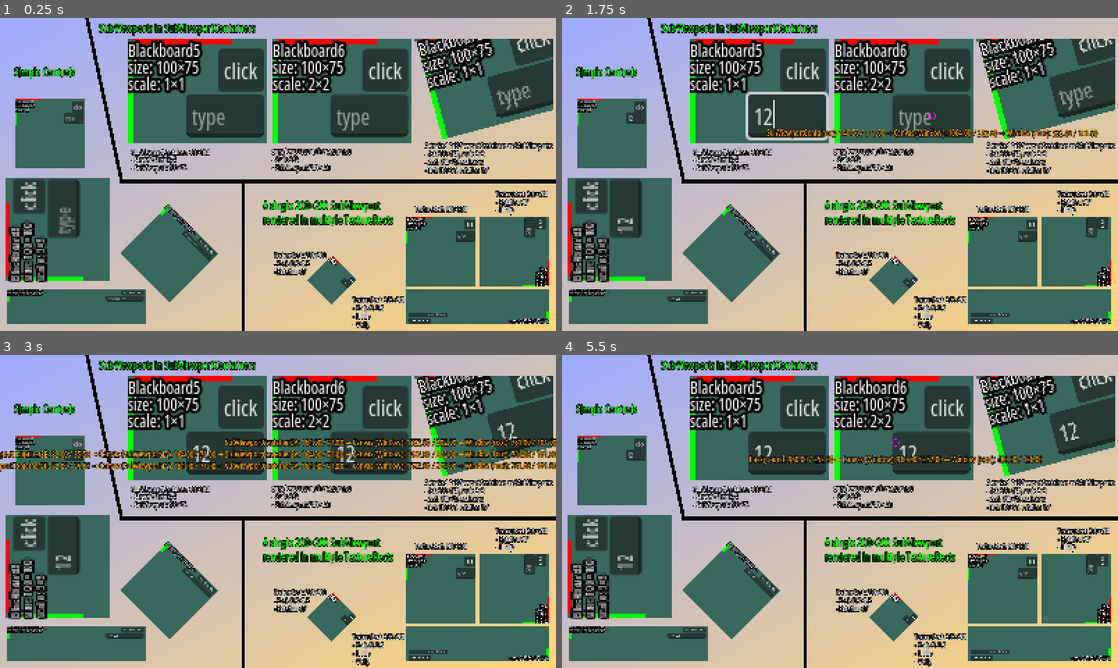
Above: before the commit, frames 1-4 (two rows, left to right).
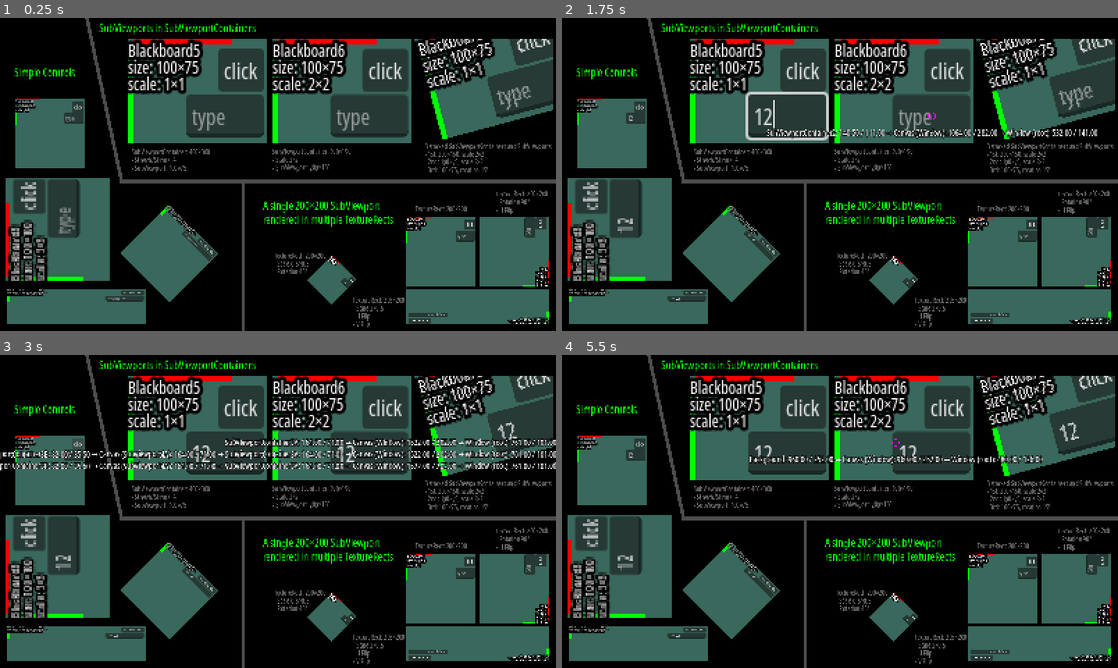
Above: after the commit, the same moments.

Repository: Toxe/godot-coordinate-systems
Game: Godot game, scene res://scenes/main.tscn
Same seed, same stepped clock (60 frames per second), same inputs: the game is played once before the commit and once after it.
Inputs (mouse positions are in pixels of both pictures, inside the frame that each line leads up to):
- Up to frame 1 (0.25 s): no input
- Up to frame 2 (1.75 s): click (634, 118) at 0.52 s; type "12" at 0.6 s; click (684, 299) at 0.75 s; type "12" at 0.83 s; click (623, 208) at 0.98 s; type "12" at 1.07 s; click (756, 246) at 1.27 s; type "12" at 1.35 s; click (789, 115) at 1.5 s; type "12" at 1.58 s; click (928, 115) at 1.73 s
- Up to frame 3 (3 s): type "12" at 1.82 s; click (528, 423) at 2.02 s; type "12" at 2.1 s; click "click" at 2.75 s
- Up to frame 4 (5.5 s): click "click" at 3.5 s; click "click" at 4.25 s; tap Enter at 5 s; drag from (840, 511) to (895, 442) at 5.02 s

The runs differ from the first frame. In frame 1, 52% of the frame differs, in the area x 0-100%, y 0-100%; in frame 2, 52%; in frame 3, 54%; in frame 4, 52%.

Commit message:
Change all colors; make background black

Diff:
--- a/CoordinateSystems/scenes/blackboard.tscn
+++ b/CoordinateSystems/scenes/blackboard.tscn
@@ -48,6 +48,8 @@
 offset_bottom = 31.0
 grow_horizontal = 2
 mouse_filter = 1
+theme_override_colors/font_color = Color(1, 1, 1, 1)
+theme_override_constants/outline_size = 10
 theme_override_font_sizes/font_size = 12
 text = "name
 size
--- a/CoordinateSystems/scenes/main.tscn
+++ b/CoordinateSystems/scenes/main.tscn
@@ -5,16 +5,6 @@
 [ext_resource type="Script" uid="uid://c0e04nsduwy4q" path="res://scenes/mouse_overlay.gd" id="3_jyhfs"]
 [ext_resource type="Script" uid="uid://mpf8obcsjya7" path="res://scenes/gui_input_forwarder.gd" id="4_jyhfs"]
 
-[sub_resource type="Gradient" id="Gradient_sgp6g"]
-colors = PackedColorArray(0.61610734, 0.6690598, 1, 1, 0.9999996, 0.83634895, 0.46008295, 1)
-
-[sub_resource type="GradientTexture2D" id="GradientTexture2D_o5qli"]
-gradient = SubResource("Gradient_sgp6g")
-width = 128
-height = 128
-fill_to = Vector2(1, 1)
-metadata/_snap_enabled = true
-
 [sub_resource type="ViewportTexture" id="ViewportTexture_sugp2"]
 viewport_path = NodePath("SubViewport3")
 
@@ -22,10 +12,10 @@
 
 [node name="Background and Labels" type="Node2D" parent="." unique_id=79359049]
 
-[node name="Background" type="TextureRect" parent="Background and Labels" unique_id=396497303]
+[node name="Background" type="ColorRect" parent="Background and Labels" unique_id=206494142]
 offset_right = 1600.0
 offset_bottom = 900.0
-texture = SubResource("GradientTexture2D_o5qli")
+color = Color(0, 0, 0, 1)
 script = ExtResource("1_sugp2")
 metadata/_edit_lock_ = true
 
@@ -122,7 +112,7 @@
 
 [node name="Line2D" type="Line2D" parent="Background and Labels" unique_id=649153884]
 points = PackedVector2Array(250, 0, 350, 470, 700, 470, 700, 900, 700, 470, 1600, 470)
-default_color = Color(0, 0, 0, 1)
+default_color = Color(0.3, 0.3, 0.3, 1)
 begin_cap_mode = 2
 end_cap_mode = 2
 
--- a/CoordinateSystems/scenes/theme.tres
+++ b/CoordinateSystems/scenes/theme.tres
@@ -11,6 +11,6 @@
 
 [resource]
 default_font = SubResource("FontVariation_jm5n4")
+Label/colors/font_color = Color(0.5, 0.5, 0.5, 1)
 Label/constants/line_spacing = -5
-Label/constants/outline_size = 8
 Label/font_sizes/font_size = 20
--- a/CoordinateSystems/scripts/debug_draw.gd
+++ b/CoordinateSystems/scripts/debug_draw.gd
@@ -29,4 +29,4 @@
 
 static func draw_labeled_circle(canvas_item: CanvasItem, pos: Vector2, radius: float, color: Color, width: float, text: String) -> void:
     canvas_item.draw_circle(pos, radius, color, false, width)
-    draw_label(canvas_item, pos + Vector2(0, radius), text, Color.ORANGE, Color.BLACK)
+    draw_label(canvas_item, pos + Vector2(0, radius), text, Color.WHITE, Color.BLACK)
